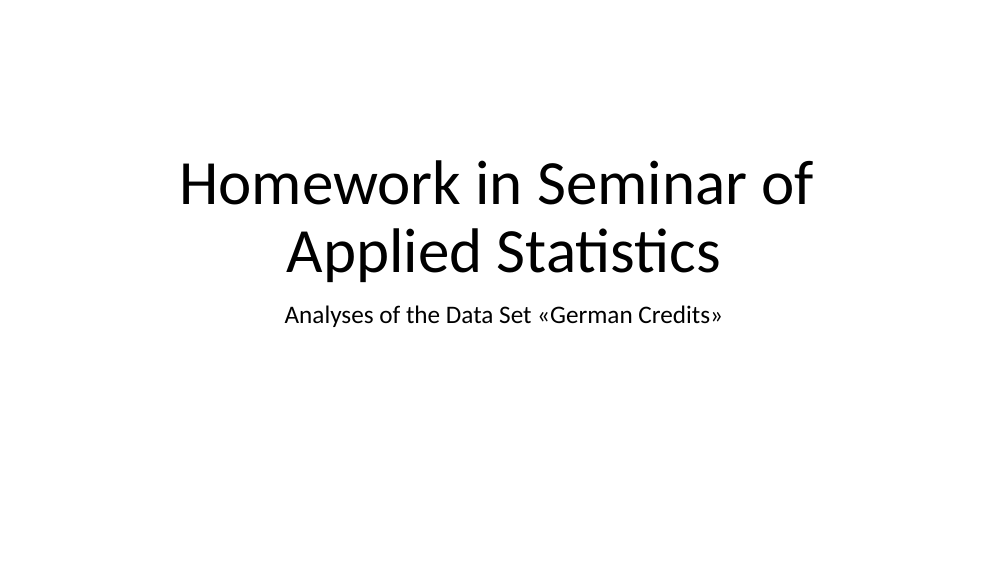
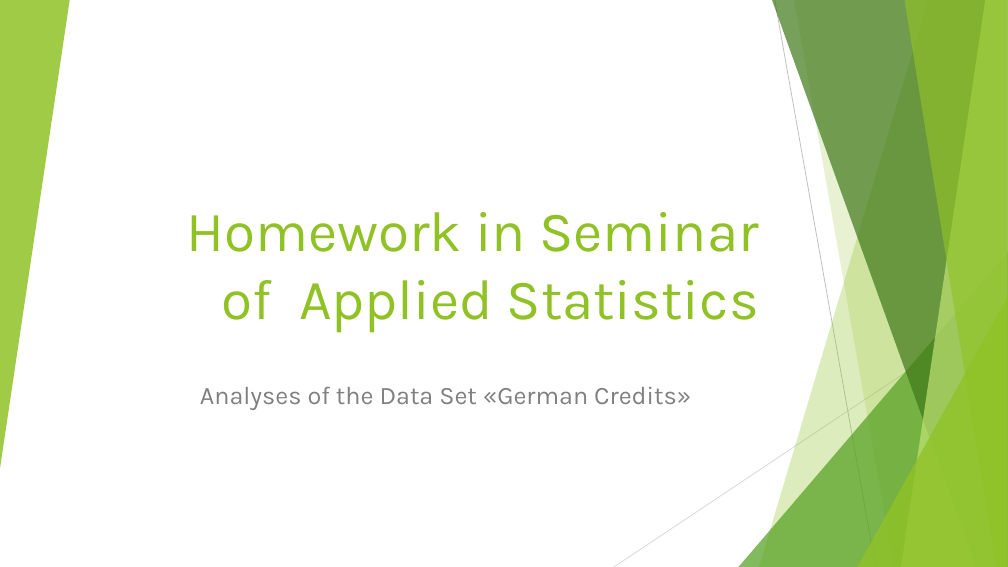
Before and after one commit to RafiKueng/Spoe_Kreditrisiko, a slide deck: slide 1 of Praesentation/Presentation.pptx. Drawn at 1008x567 pixels with LibreOffice and Linux fonts; fonts in the diff are those of the drawing. Boxes give left, top, right and bottom in pixels: in the first picture for what was removed or moved away, otherwise in the second. Text is boxed around its words. In the diff, an @@ line names an element or a change of style, - is before the commit and + after.

```diff
--- a/Praesentation/Presentation.pptx
+++ b/Praesentation/Presentation.pptx
@@ group added at [0,0,1008,567]: 5 freeform shapes, 3 triangles, 2 lines @@
@@ title "Homework in Seminar of Applied ...": place and size @@
-title "Homework in Seminar of Applied ..." at [179,160,814,282]
+title "Homework in Seminar of Applied ..." at [186,212,759,333]
@@ title "Homework in Seminar of Applied ..." at [186,212,759,333]: size 60 to 54 pt, font Calibri to Karla, text colour #000000 to #90C226; alignment centre to right; line spacing 0.9 to 1 @@
@@ subtitle "Analyses of the Data Set ...": place and size @@
-subtitle "Analyses of the Data Set ..." at [285,305,723,327]
+subtitle "Analyses of the Data Set ..." at [200,387,691,410]
@@ subtitle "Analyses of the Data Set ..." at [200,387,691,410]: font Calibri to Karla, text colour #000000 to #808080; line spacing 0.9 to 1 @@
```
Also in this commit, not shown: 13 other slides changed, 5 slides added.
